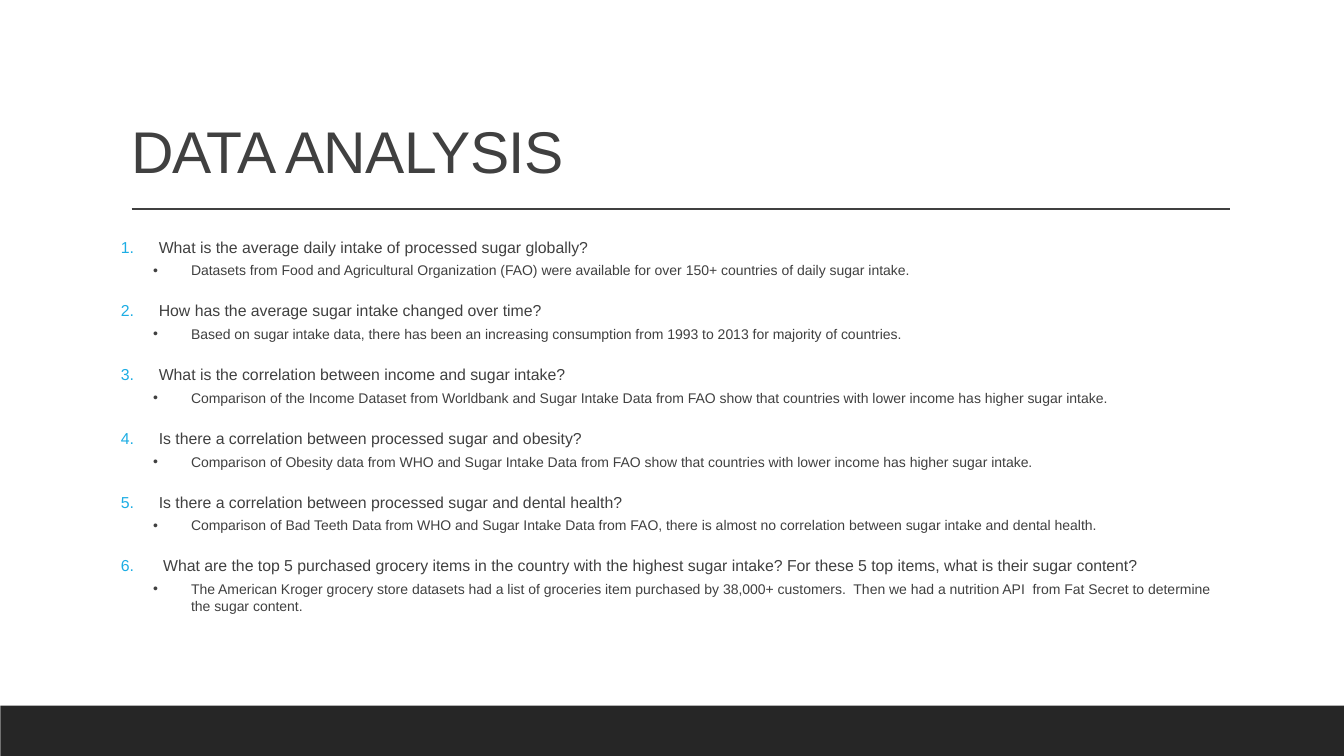
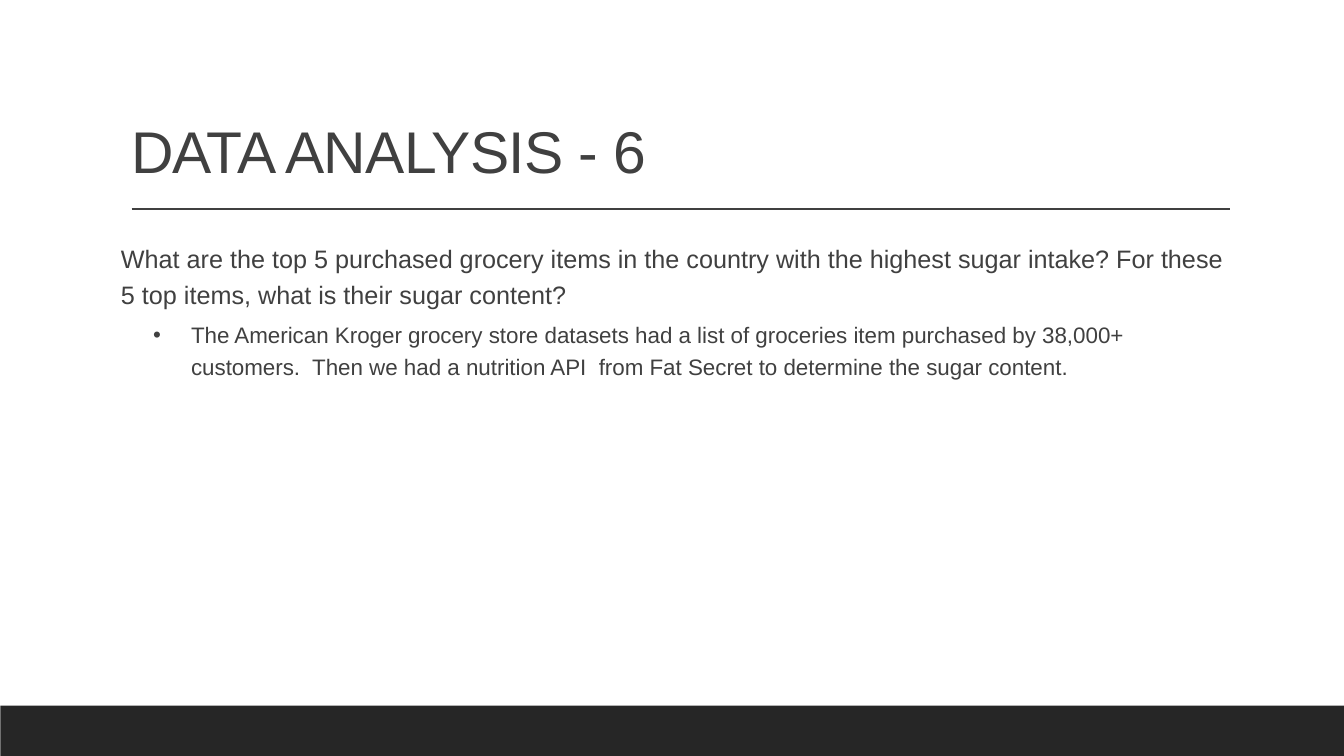
Before and after one commit to cbeachey/project1_influencers, a slide deck: slide 14 of Effects of Sugar Consumption.pptx (slide 9 before the commit). Drawn at 1344x756 pixels with LibreOffice and Linux fonts; fonts in the diff are those of the drawing. Boxes give left, top, right and bottom in pixels: in the first picture for what was removed or moved away, otherwise in the second. Text is boxed around its words. In the diff, an @@ line names an element or a change of style, - is before the commit and + after.

```diff
--- a/Effects of Sugar Consumption.pptx
+++ b/Effects of Sugar Consumption.pptx
@@ title at (131,132,646,174): text changed @@
-DATA ANALYSIS
+DATA ANALYSIS - 6
@@ text "What are the top 5 ..." at (121,249,1223,380): size 11.2 to 18 pt in "What are the top 5 purchased grocery ..."; size 10 to 16 pt in "The American Kroger grocery store datasets had ..."; bullet 1. to none; line spacing 1 to 1.2 @@
@@ text at (159,241,1107,533): paragraphs removed @@
-1. What is the average daily intake of processed sugar globally?
-  • Datasets from Food and Agricultural Organization (FAO) were available for over 150+ countries of daily sugar intake.
-2. How has the average sugar intake changed over time?
-  • Based on sugar intake data, there has been an increasing consumption from 1993 to 2013 for majority of countries.
-3. What is the correlation between income and sugar intake?
-  • Comparison of the Income Dataset from Worldbank and Sugar Intake Data from FAO show that countries with lower income has higher sugar intake.
-4. Is there a correlation between processed sugar and obesity?
-  • Comparison of Obesity data from WHO and Sugar Intake Data from FAO show that countries with lower income has higher sugar intake.
-5. Is there a correlation between processed sugar and dental health?
-  • Comparison of Bad Teeth Data from WHO and Sugar Intake Data from FAO, there is almost no correlation between sugar intake and dental health.
```
Also in this commit, not shown: 2 other slides changed, 8 slides added, 2 slides removed, 1 other file.
